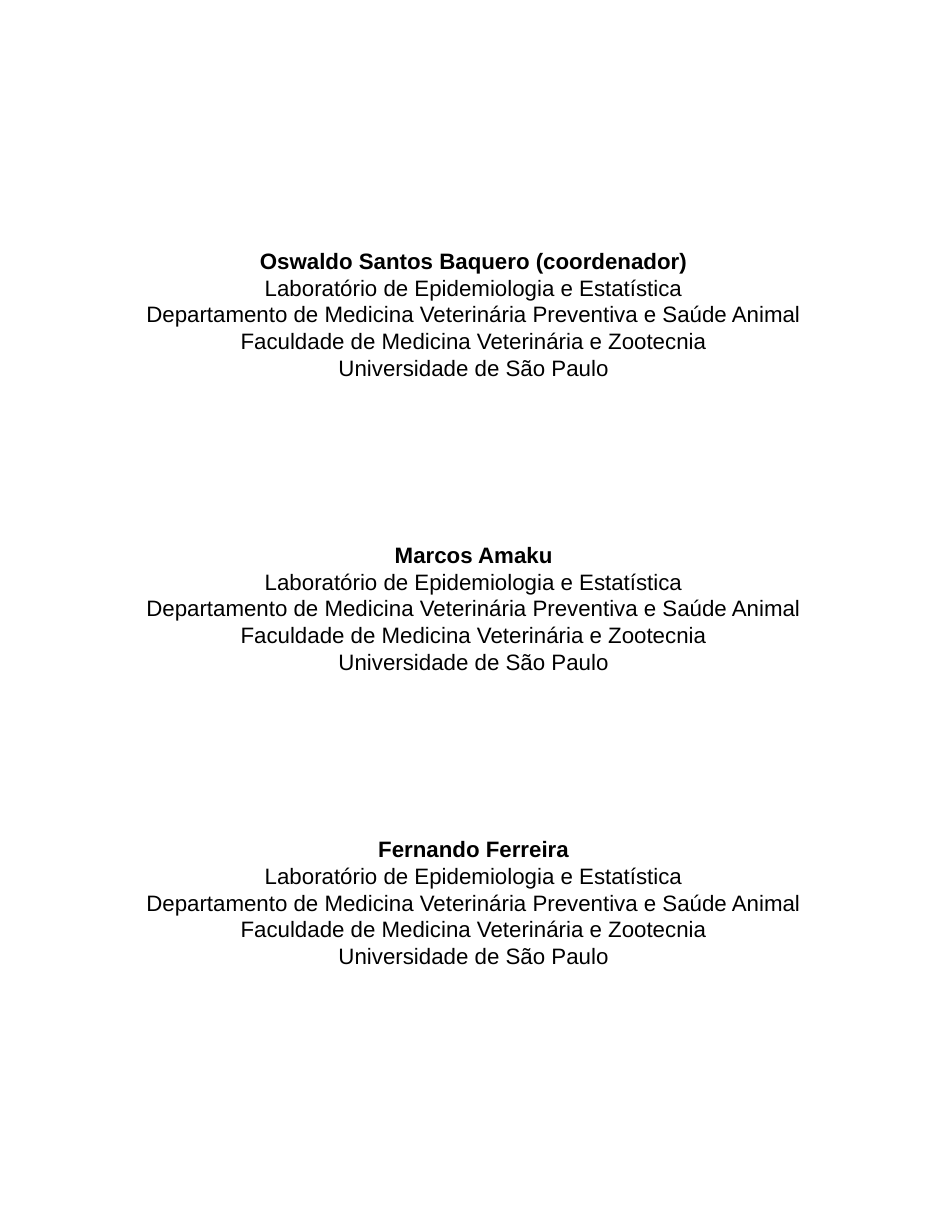
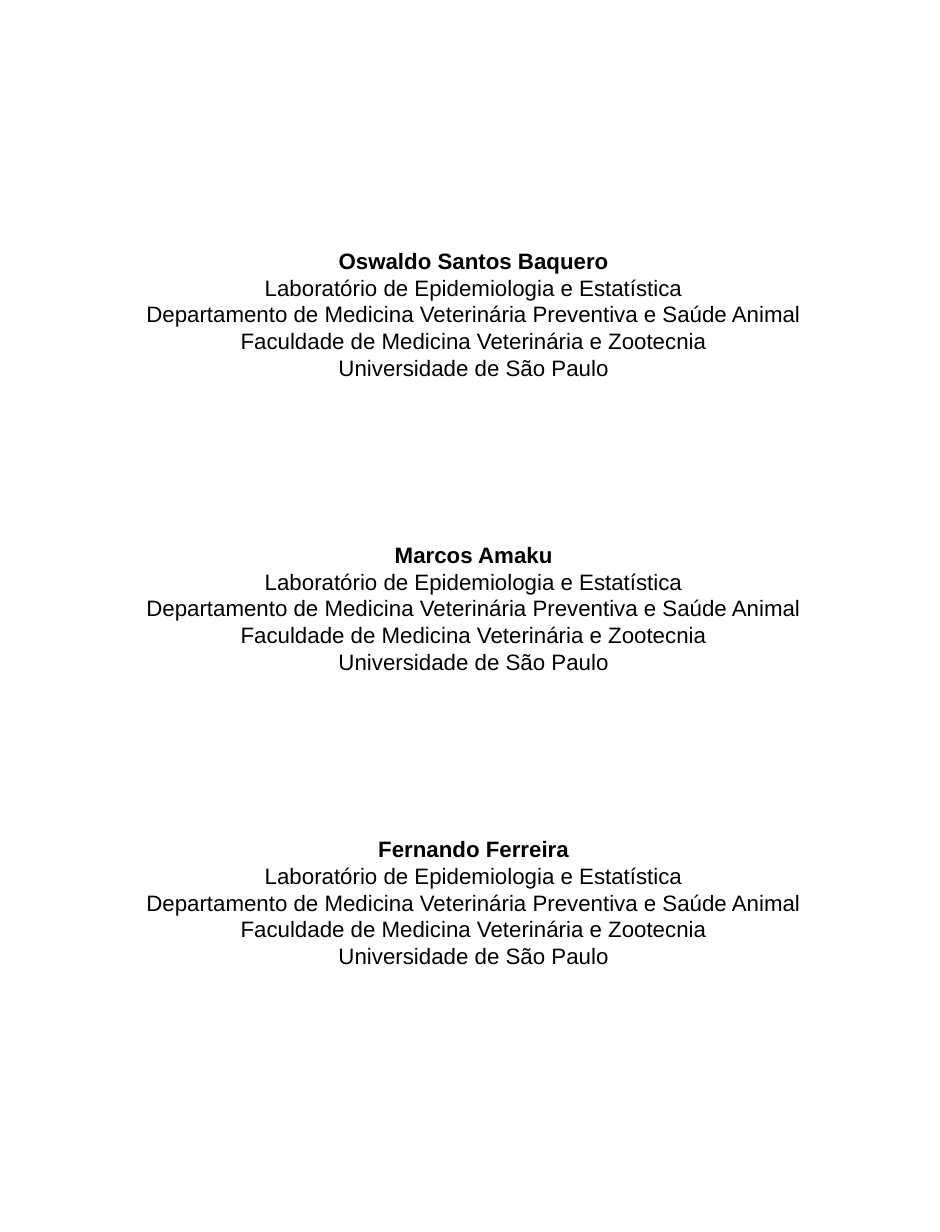
Before and after one commit to eduardocpacheco99/guia-de-programacao-para-o-pacote-do-r-capm, a slide deck: slide 1 of authors.odp. Drawn at 940x1232 pixels with LibreOffice and Linux fonts; fonts in the diff are those of the drawing. Boxes give left, top, right and bottom in pixels: in the first picture for what was removed or moved away, otherwise in the second. Text is boxed around its words. In the diff, an @@ line names an element or a change of style, - is before the commit and + after.

```diff
--- a/authors.odp
+++ b/authors.odp
@@ text at <box>339,253,608,274</box>: text changed @@
-Oswaldo Santos Baquero (coordenador)
+Oswaldo Santos Baquero
```
Also in this commit, not shown: 5 other files.
